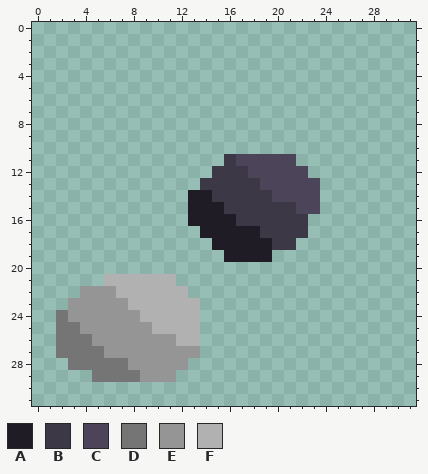
Pixel-art sprite -- sprites/blocks/environment/ore-obsidian2.png. Above: the version before the commit.
The file is 32x32 pixels.
Palette (. is transparent): A #1f1c25  B #3d3846  C #4c4559  D #757575  E #959595  F #b1b1b1
Pixels before, first column x 2:
11 ..............BCCCCC..
12 .............BBBCCCCC.
13 ............BBBBBCCCCC
14 ...........AABBBBBCCCC
15 ...........AAABBBBBBCC
16 ...........AAAABBBBBB.
17 ............AAAAABBBB.
18 .............AAAAABB..
19 ..............AAAA....
20 ......................
21 ....FFFFFF............
22 ..EEEFFFFFF...........
23 .EEEEEFFFFFF..........
24 DEEEEEEFFFFF..........
25 DDEEEEEEFFFF..........
26 DDDEEEEEEEFF..........
27 DDDDEEEEEEEE..........
28 .DDDDDEEEEE...........
29 ...DDDDEEE............
New version:
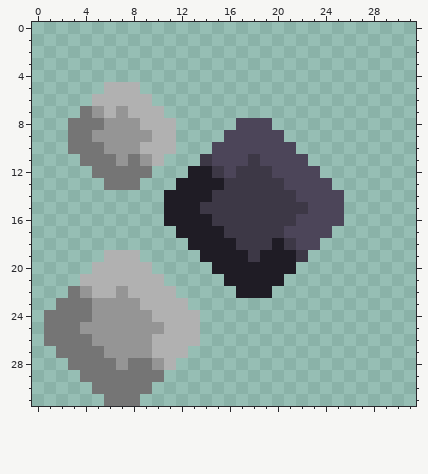
What changed:
Changed rows in their new state; - is an unchanged pixel.
first column x 1:
 5 -----FFF-----------------
 6 ----FFFFF----------------
 7 ---DEFEFFF---------------
 8 --DDDEEEFFF-----CCC------
 9 --DDEEEEEFF----CCCCC-----
10 --DDDEEEFFF---CCCCCCC----
11 ---DDDEDEF---BCC-B---C---
12 ----DDDDD---AA-C-BB---C--
13 -----DDD---AAAA---BB---C-
14 ----------AA-------BB--CC
15 ----------AA-BB------B-CC
16 ----------AA--BB-----CCCC
17 -----------AA--BBB--CCCC-
18 ------------AA--BBBA-CC--
19 -----FFF-----AA--B-AAB---
20 ----FFFFF-----AAAAAAA----
21 ---FF-----.----AAAAA-----
22 --D-FFE----.----AAA------
23 -DDD---E----.------------
24 D-DD----E----------------
25 D--------E---------------
26 D--------FF--------------
27 ---------FFF.------------
28 ------EDD-F.-------------
29 ---D----DD.--------------
30 ----DDDDD----------------
31 -----DDD-----------------
